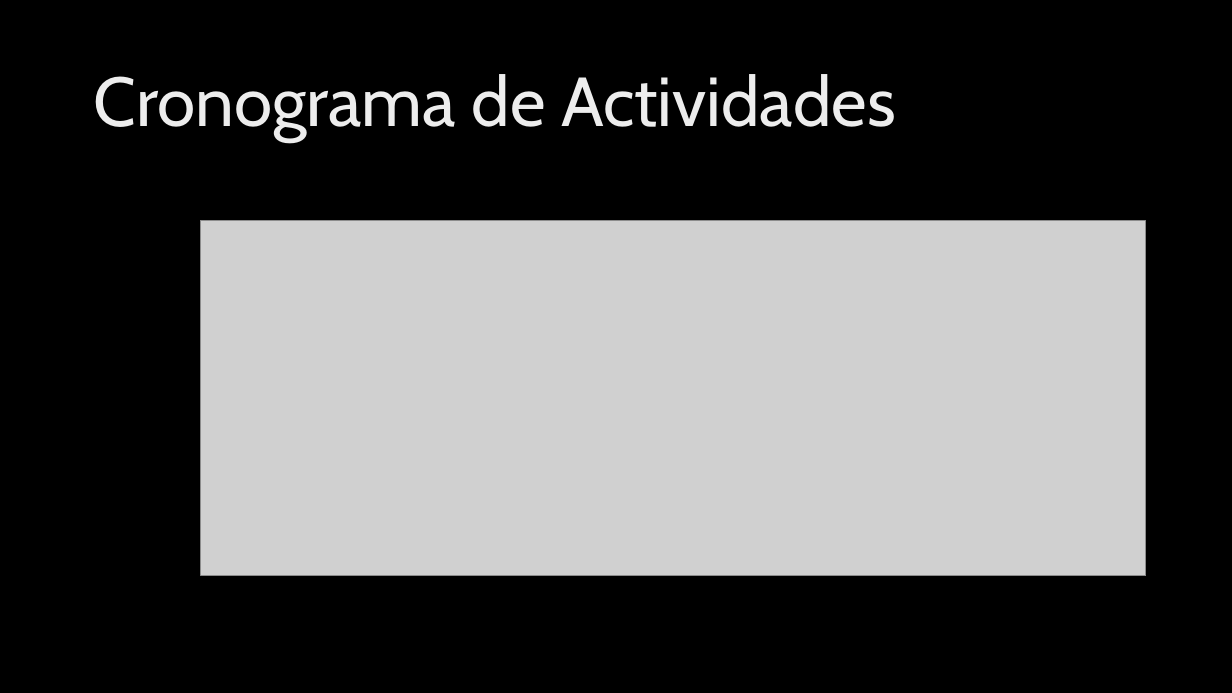
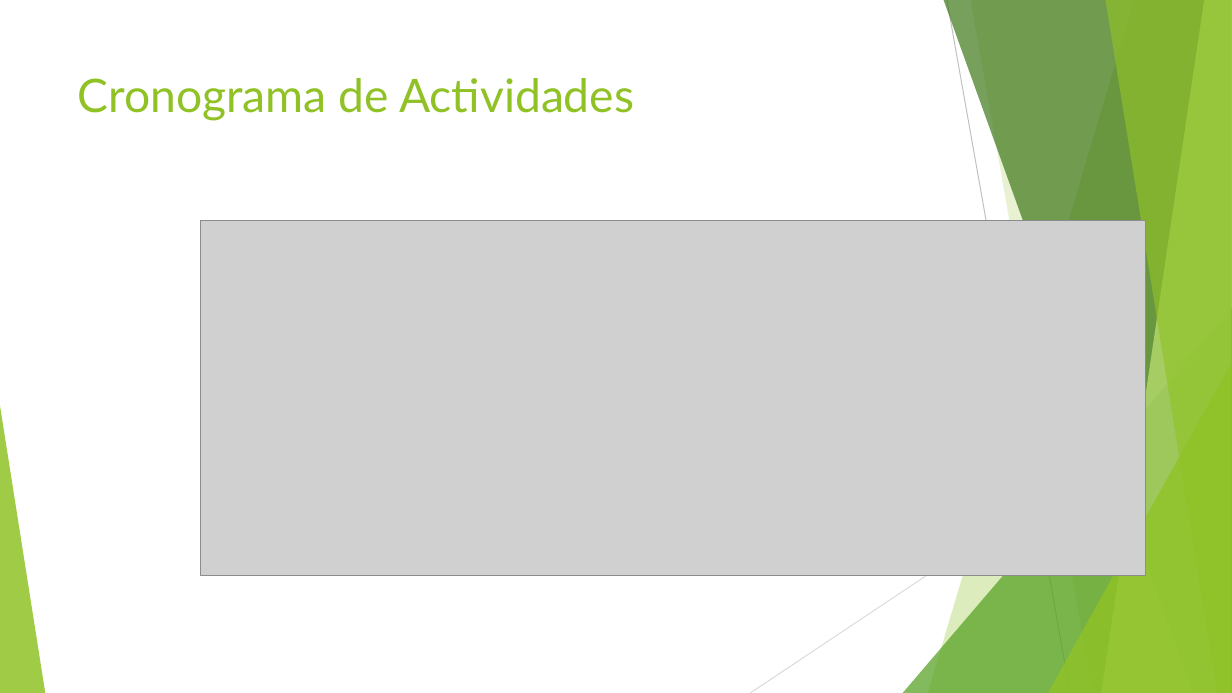
Before and after one commit to food-aid/Seminario, a slide deck: slide 10 of Food-Aid.pptx. Drawn at 1232x693 pixels with LibreOffice and Linux fonts; fonts in the diff are those of the drawing; grey boxes stand for pictures; background and template pictures are left out. Boxes give left, top, right and bottom in pixels: in the first picture for what was removed or moved away, otherwise in the second. Text is boxed around its words. In the diff, an @@ line names an element or a change of style, - is before the commit and + after.

```diff
--- a/Food-Aid.pptx
+++ b/Food-Aid.pptx
@@ background picture (left out) to #FFFFFF @@
@@ title "Cronograma de Actividades": place and size @@
-title "Cronograma de Actividades" at box(94, 74, 896, 141)
+title "Cronograma de Actividades" at box(78, 78, 634, 121)
@@ title "Cronograma de Actividades" at box(78, 78, 634, 121): size 54 to 36 pt, font Cabin to Lato, text colour gradient #BFBFBF to #EDEDED to #FFFFFF to #90C226; line spacing 0.9 to 1; vertical alignment middle to top @@
@@ group added at box(0, 0, 1232, 693): 5 freeform shapes, 3 triangles, 2 lines @@
```
Also in this commit, not shown: 11 other slides changed.
